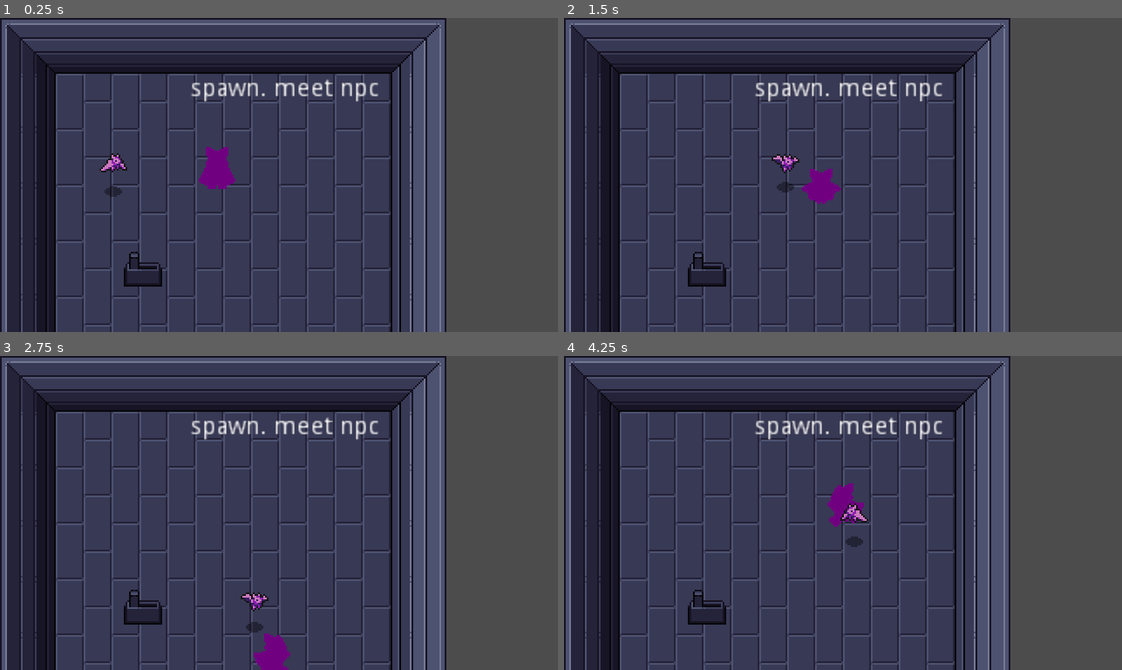
Above: before the commit, frames 1-4 (two rows, left to right).
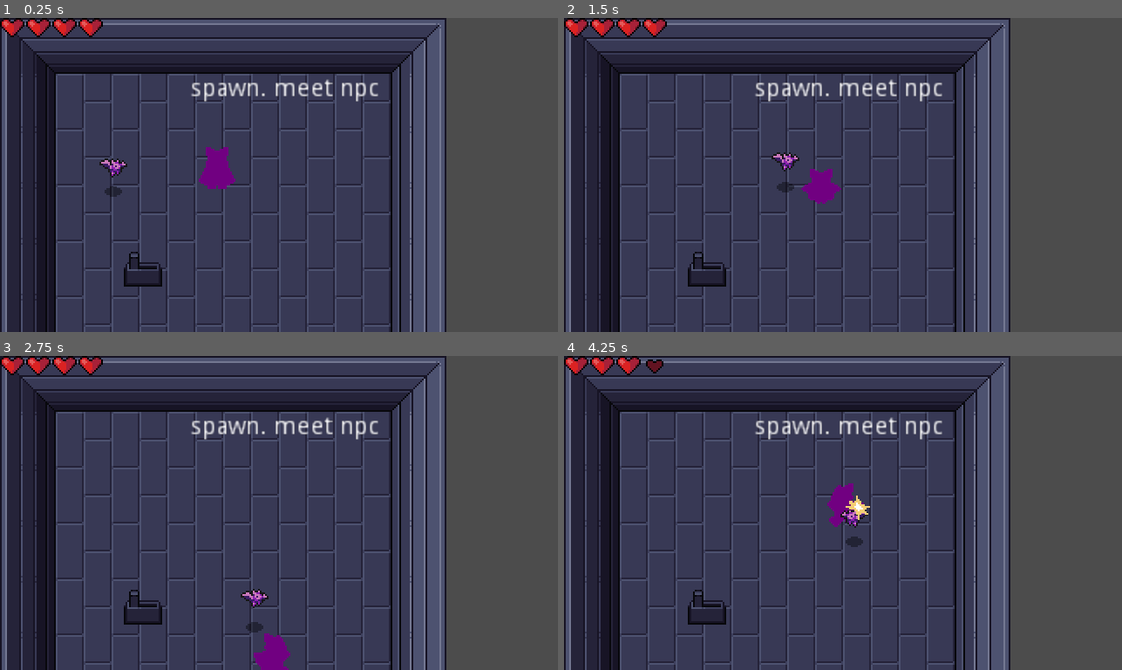
Above: after the commit, the same moments.

Repository: LiviRoseGames/DebutRPG
Game: Godot game, scene res://Scenes/World.tscn
The game is run twice, just before and just after one commit, with the same random seed, the same clock (stepped at 60 frames per second) and the same inputs.
Inputs:
- Up to frame 1 (0.25 s): no input
- Up to frame 2 (1.5 s): hold Right (ui_right) 0.53-1.28 s; tap J (attack) at 0.6 s; hold Down (ui_down) from 1.28 s (still down); tap K (roll) at 1.35 s
- Up to frame 3 (2.75 s): release Down (ui_down) at 2.03 s; hold Right (ui_right) from 2.03 s (still down); tap J (attack) at 2.1 s
- Up to frame 4 (4.25 s): release Right (ui_right) at 2.78 s; hold Up (ui_up) 2.78-3.53 s; tap K (roll) at 2.85 s; hold Left (ui_left) from 3.53 s (still down); tap J (attack) at 3.6 s

The runs differ from the first frame. In frame 1, 0.9% of the frame differs, in the area x 0-23%, y 0-51%; in frame 2, 0.8%; in frame 3, 0.9%; in frame 4, 0.9%.

Commit message:
Added health bar

Diff:
--- a/DebutRPGGodot/Hboxes/Hurtbox.gd
+++ b/DebutRPGGodot/Hboxes/Hurtbox.gd
@@ -1,12 +1,40 @@
 extends Area2D
-
-export(bool) var show_hit = true
 
 const HitEffect = preload("res://Scenes/HitEffect.tscn")
 
-func _on_Hurtbox_area_entered(area):
-	if show_hit:
-		var effect = HitEffect.instance()
-		var main = get_tree().current_scene
-		main.add_child(effect)
-		effect.global_position = global_position
+var invincible = false setget set_invincible
+
+onready var timer = $Timer
+
+signal invincibility_started
+signal invincibility_ended
+
+func set_invincible(value):
+	invincible = value
+	if invincible == true:
+		emit_signal("invincibility_started")
+	else:
+		emit_signal("invincibility_ended")
+
+func start_invincibility(duration):
+	self.invincible = true
+	timer.start(duration)
+
+func create_hit_effect():
+	var effect = HitEffect.instance()
+	var main = get_tree().current_scene
+	main.add_child(effect)
+	effect.global_position = global_position
+
+
+func _on_Timer_timeout():
+	self.invincible = false
+
+
+func _on_Hurtbox_invincibility_ended():
+	set_deferred("monitorable", false)
+	#monitorable = false
+
+
+func _on_Hurtbox_invincibility_started():
+	monitorable = true
--- a/DebutRPGGodot/Hboxes/Hurtbox.tscn
+++ b/DebutRPGGodot/Hboxes/Hurtbox.tscn
@@ -9,4 +9,8 @@
 
 [node name="CollisionShape2D" type="CollisionShape2D" parent="."]
 
-[connection signal="area_entered" from="." to="." method="_on_Hurtbox_area_entered"]
+[node name="Timer" type="Timer" parent="."]
+
+[connection signal="invincibility_ended" from="." to="." method="_on_Hurtbox_invincibility_ended"]
+[connection signal="invincibility_started" from="." to="." method="_on_Hurtbox_invincibility_started"]
+[connection signal="timeout" from="Timer" to="." method="_on_Timer_timeout"]
--- a/DebutRPGGodot/Scenes/Bat.tscn
+++ b/DebutRPGGodot/Scenes/Bat.tscn
@@ -6,6 +6,7 @@
 [ext_resource path="res://Scripts/Bat.gd" type="Script" id=4]
 [ext_resource path="res://Scenes/Stats.tscn" type="PackedScene" id=5]
 [ext_resource path="res://Scenes/PlayerDetectionZone.tscn" type="PackedScene" id=6]
+[ext_resource path="res://Hboxes/Hitbox.tscn" type="PackedScene" id=7]
 
 [sub_resource type="AtlasTexture" id=1]
 atlas = ExtResource( 2 )
@@ -45,6 +46,9 @@
 [sub_resource type="CircleShape2D" id=9]
 radius = 118.127
 
+[sub_resource type="CircleShape2D" id=10]
+radius = 3.0
+
 [node name="Bat" type="KinematicBody2D"]
 collision_layer = 16
 script = ExtResource( 4 )
@@ -52,7 +56,7 @@
 [node name="AnimatedSprite" type="AnimatedSprite" parent="."]
 frames = SubResource( 6 )
 animation = "Fly"
-frame = 2
+frame = 1
 playing = true
 offset = Vector2( 0, -12 )
 
@@ -77,8 +81,16 @@
 [node name="CollisionShape2D" parent="PlayerDetectionZone" index="0"]
 shape = SubResource( 9 )
 
+[node name="Hitbox" parent="." instance=ExtResource( 7 )]
+collision_mask = 4
+
+[node name="CollisionShape2D" parent="Hitbox" index="0"]
+position = Vector2( 0, -16 )
+shape = SubResource( 10 )
+
 [connection signal="area_entered" from="Hurtbox" to="." method="_on_Hurtbox_area_entered"]
 [connection signal="no_health" from="Stats" to="." method="_on_Stats_no_health"]
 
 [editable path="Hurtbox"]
 [editable path="PlayerDetectionZone"]
+[editable path="Hitbox"]
--- a/DebutRPGGodot/Scenes/Player.tscn
+++ b/DebutRPGGodot/Scenes/Player.tscn
@@ -1,9 +1,10 @@
-[gd_scene load_steps=52 format=2]
+[gd_scene load_steps=54 format=2]
 
 [ext_resource path="res://Action RPG Resources/Player/Player.png" type="Texture" id=1]
 [ext_resource path="res://Scripts/Player.gd" type="Script" id=2]
 [ext_resource path="res://Hboxes/Hitbox.tscn" type="PackedScene" id=3]
 [ext_resource path="res://Hboxes/SwordHitbox.gd" type="Script" id=4]
+[ext_resource path="res://Hboxes/Hurtbox.tscn" type="PackedScene" id=5]
 
 [sub_resource type="CapsuleShape2D" id=1]
 radius = 4.0
@@ -672,6 +673,10 @@
 
 [sub_resource type="CapsuleShape2D" id=36]
 height = 12.0
+
+[sub_resource type="CapsuleShape2D" id=48]
+radius = 4.0
+height = 6.0
 
 [node name="Player" type="KinematicBody2D"]
 collision_layer = 2
@@ -729,4 +734,14 @@
 [node name="CollisionShape2D" parent="HitboxPivot/SwordHitbox" index="0"]
 shape = SubResource( 36 )
 
+[node name="Hurtbox" parent="." instance=ExtResource( 5 )]
+collision_layer = 4
+
+[node name="CollisionShape2D" parent="Hurtbox" index="0"]
+position = Vector2( 0, -6 )
+shape = SubResource( 48 )
+
+[connection signal="area_entered" from="Hurtbox" to="." method="_on_Hurtbox_area_entered"]
+
 [editable path="HitboxPivot/SwordHitbox"]
+[editable path="Hurtbox"]
--- /dev/null
+++ b/DebutRPGGodot/Scenes/PlayerStats.tscn
@@ -0,0 +1,6 @@
+[gd_scene load_steps=2 format=2]
+
+[ext_resource path="res://Scenes/Stats.tscn" type="PackedScene" id=1]
+
+[node name="PlayerStats" instance=ExtResource( 1 )]
+max_health = 4
--- a/DebutRPGGodot/Scenes/World.tscn
+++ b/DebutRPGGodot/Scenes/World.tscn
@@ -1,9 +1,10 @@
-[gd_scene load_steps=30 format=2]
+[gd_scene load_steps=31 format=2]
 
 [ext_resource path="res://Art/map/tileset.png" type="Texture" id=1]
 [ext_resource path="res://Scenes/Player.tscn" type="PackedScene" id=2]
 [ext_resource path="res://Scenes/Switch.tscn" type="PackedScene" id=3]
 [ext_resource path="res://Scenes/Bat.tscn" type="PackedScene" id=4]
+[ext_resource path="res://UI/HealthUI.tscn" type="PackedScene" id=5]
 
 [sub_resource type="ConvexPolygonShape2D" id=2]
 points = PoolVector2Array( 32, 32, 0, 32, 0, 0, 32, 0 )
@@ -1694,3 +1695,5 @@
 margin_right = 33.0
 margin_bottom = 308.0
 text = "first combat. locks"
+
+[node name="HealthUI" parent="." instance=ExtResource( 5 )]
--- a/DebutRPGGodot/Scripts/Bat.gd
+++ b/DebutRPGGodot/Scripts/Bat.gd
@@ -20,6 +20,7 @@
 onready var stats = $Stats
 onready var playerDetectionZone = $PlayerDetectionZone
 onready var sprite = $AnimatedSprite
+onready var hurtbox = $Hurtbox
 
 func _physics_process(delta):
 	knockback = knockback.move_toward(Vector2.ZERO, FRICTION * delta)
@@ -51,6 +52,7 @@
 func _on_Hurtbox_area_entered(area):
 	stats.health -= area.damage
 	knockback = area.knockback_vector * 150
+	hurtbox.create_hit_effect()
 
 func _on_Stats_no_health():
 	queue_free()
--- a/DebutRPGGodot/Scripts/Player.gd
+++ b/DebutRPGGodot/Scripts/Player.gd
@@ -14,13 +14,16 @@
 var state = MOVE
 var velocity = Vector2.ZERO
 var roll_vector = Vector2.DOWN
+var stats = PlayerStats
 
 onready var animationPlayer = $AnimationPlayer
 onready var animationTree = $AnimationTree
 onready var animationState = animationTree.get("parameters/playback")
 onready var swordHitbox = $HitboxPivot/SwordHitbox
+onready var hurtbox = $Hurtbox
 
 func _ready():
+	stats.connect("no_health", self, "queue_free")
 	animationTree.active = true
 	swordHitbox.knockback_vector = roll_vector
 
@@ -80,3 +83,9 @@
 
 func attack_state_finished():
 	state = MOVE
+
+
+func _on_Hurtbox_area_entered(area):
+	stats.health -= 1
+	hurtbox.start_invincibility(0.5)
+	hurtbox.create_hit_effect()
--- a/DebutRPGGodot/Scripts/Stats.gd
+++ b/DebutRPGGodot/Scripts/Stats.gd
@@ -1,11 +1,22 @@
 extends Node
 
-export(int) var max_health = 1
-onready var health = max_health setget set_health
+export(int) var max_health = 1 setget set_max_health
+var health = max_health setget set_health
 
 signal no_health
+signal health_changed(value)
+signal max_health_changed(value)
+
+func set_max_health(value):
+	max_health = value
+	self.health = min(health, max_health)
+	emit_signal("max_health_changed", max_health)
 
 func set_health(value):
 	health = value
+	emit_signal("health_changed", health)
 	if health <= 0:
 		emit_signal("no_health")
+
+func _ready():
+	self.health = max_health
--- /dev/null
+++ b/DebutRPGGodot/UI/HealthUI.gd
@@ -0,0 +1,25 @@
+extends Control
+
+var hearts = 4 setget set_hearts
+var max_hearts = 4 setget set_max_hearts
+
+#onready var label = $Label
+onready var heartUIFull = $HeartUIFull
+onready var heartUIEmpty = $HeartUIEmpty
+
+func set_hearts(value):
+	hearts = clamp(value, 0, max_hearts)
+	if heartUIFull != null:
+		heartUIFull.rect_size.x = hearts * 15
+
+func set_max_hearts(value):
+	max_hearts = max(value, 1)
+	self.hearts = min(hearts, max_hearts)
+	if heartUIEmpty != null:
+		heartUIEmpty.rect_size.x = hearts * 15
+
+func _ready():
+	self.max_hearts = PlayerStats.max_health
+	self.hearts = PlayerStats.health
+	PlayerStats.connect("health_changed", self, "set_hearts")
+	PlayerStats.connect("max_health_changed", self, "set_max_hearts")
--- /dev/null
+++ b/DebutRPGGodot/UI/HealthUI.tscn
@@ -0,0 +1,23 @@
+[gd_scene load_steps=4 format=2]
+
+[ext_resource path="res://UI/HealthUI.gd" type="Script" id=1]
+[ext_resource path="res://Action RPG Resources/UI/HeartUIEmpty.png" type="Texture" id=2]
+[ext_resource path="res://Action RPG Resources/UI/HeartUIFull.png" type="Texture" id=3]
+
+[node name="HealthUI" type="Control"]
+margin_right = 40.0
+margin_bottom = 40.0
+script = ExtResource( 1 )
+
+[node name="HeartUIEmpty" type="TextureRect" parent="."]
+margin_right = 60.0
+margin_bottom = 11.0
+texture = ExtResource( 2 )
+stretch_mode = 2
+
+[node name="HeartUIFull" type="TextureRect" parent="."]
+margin_right = 60.0
+margin_bottom = 11.0
+texture = ExtResource( 3 )
+expand = true
+stretch_mode = 2
--- a/DebutRPGGodot/project.godot
+++ b/DebutRPGGodot/project.godot
@@ -13,6 +13,10 @@
 config/name="Debut Rpg Godot"
 run/main_scene="res://Scenes/World.tscn"
 config/icon="res://icon.png"
+
+[autoload]
+
+PlayerStats="*res://Scenes/PlayerStats.tscn"
 
 [display]
 
Not shown: 1 places in DebutRPGGodot/Scenes/Bat.tscn that only renumber resources
